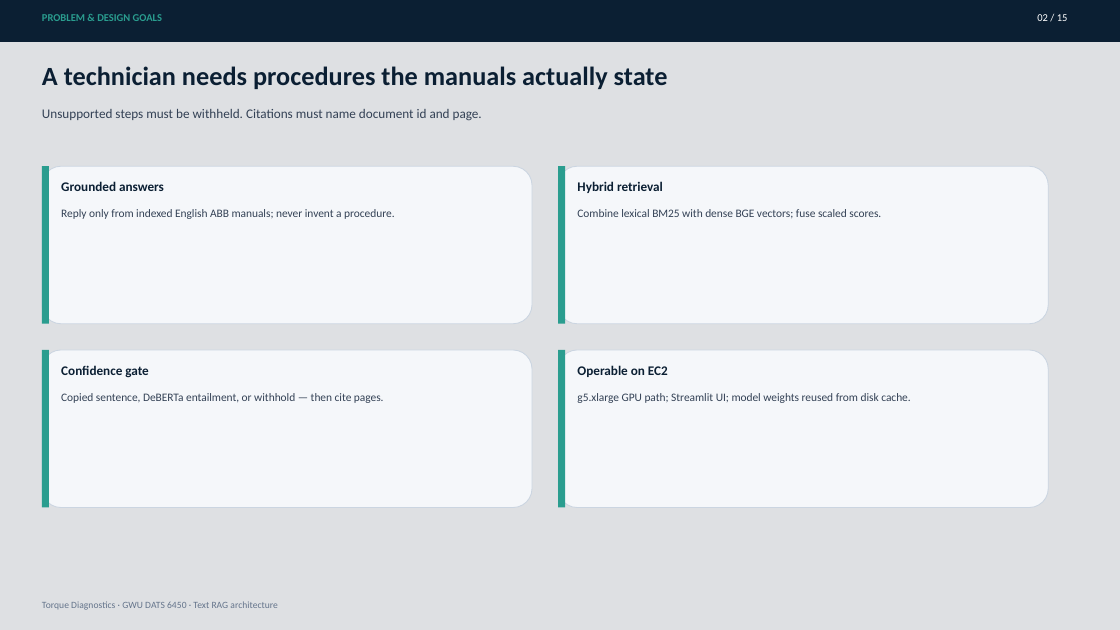
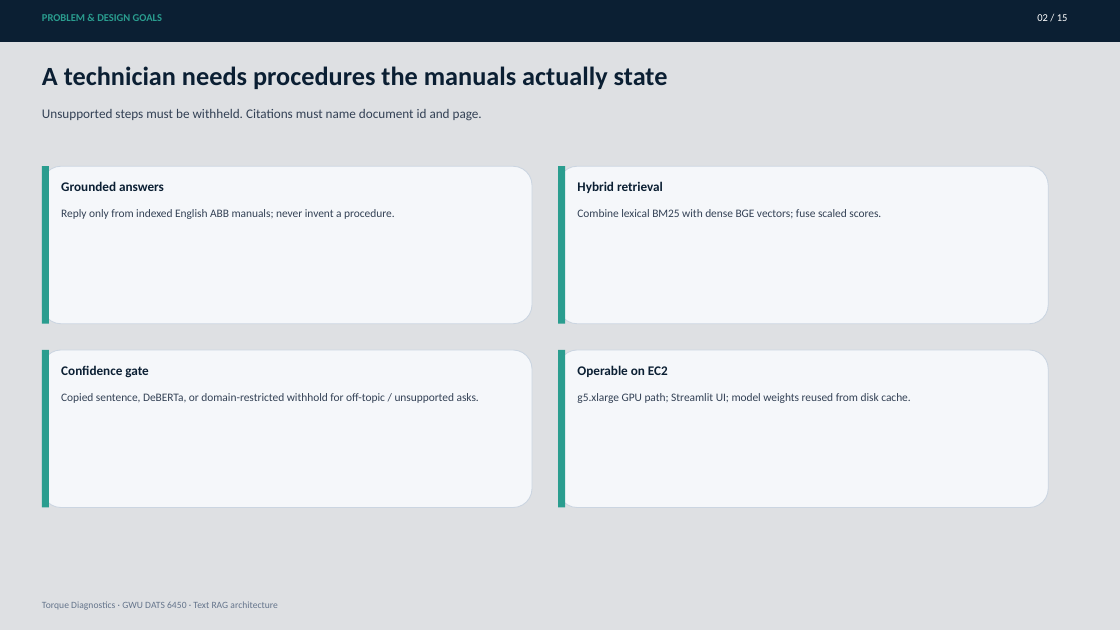
Before and after one commit to DhanushGWU1995/torque-diagnostics, a slide deck: slide 2 of docs/architecture-deck/Torque-Diagnostics-Architecture.pptx. Drawn at 1120x630 pixels with LibreOffice and Linux fonts; fonts in the diff are those of the drawing; background and template pictures are left out. Boxes give left, top, right and bottom in pixels: in the first picture for what was removed or moved away, otherwise in the second. Text is boxed around its words. In the diff, an @@ line names an element or a change of style, - is before the commit and + after.

Commit message:
Document domain-restricted withhold in README, pipeline guide, and architecture deck.
Align slides and narrative with the confidence-gate refusal for off-topic or unsupported questions.

```diff
--- a/docs/architecture-deck/Torque-Diagnostics-Architecture.pptx
+++ b/docs/architecture-deck/Torque-Diagnostics-Architecture.pptx
@@ text at (x1=61, y1=393, x2=479, y2=403): text changed @@
-Copied sentence, DeBERTa entailment, or withhold — then cite pages.
+Copied sentence, DeBERTa, or domain-restricted withhold for off-topic / unsupported asks.
```
Also in this commit, not shown: 8 other slides changed, 4 other files.
